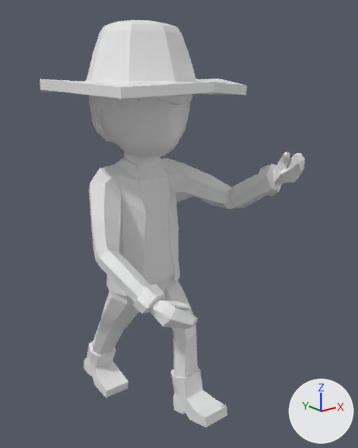
Two versions of the FBX model OutofLight/Assets/Graphics/PlayerCharacter/Dave.fbx, one commit apart.
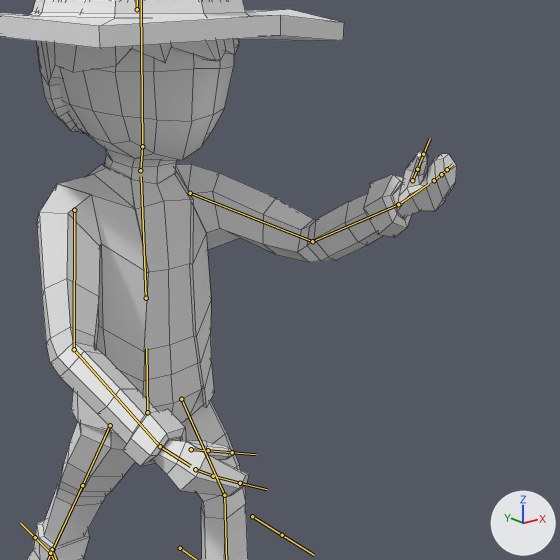
Each version appears first whole from a 50 mm camera at (-0.999, -1.484, 1.32) aimed at (0.068, -0.15, 0.787), and next in a close-up on the part from 19% to 100% of the width and 16% to 81% of the height. The axes (+X, +Y, +Z) are drawn at lower right. The lights are the same throughout. Both versions are drawn at frame 20 of the action 'Armature|Walk'; the numbers are the values there. The bones that bend it are drawn over the model as lines in the close-ups. The close-ups show mesh edges as thin lines.

The first close-up shows 'Character'.
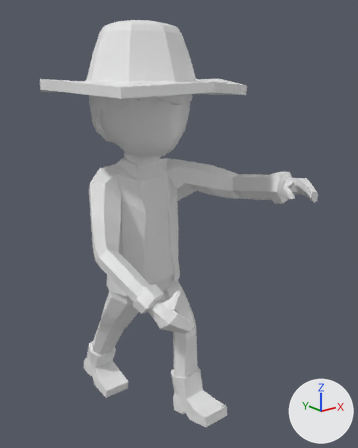
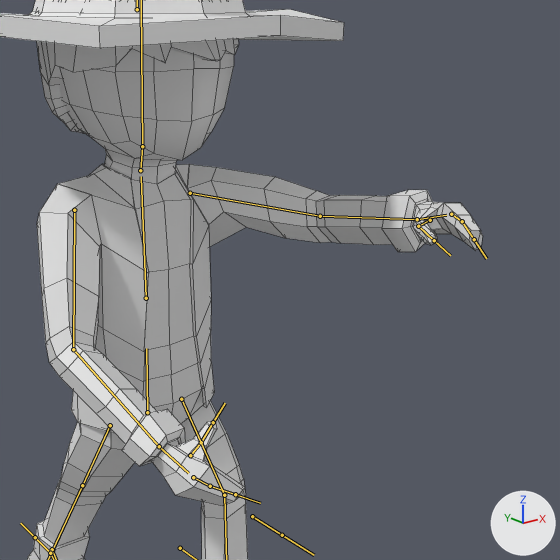
Where the change shows, as pixel boxes [x1, y1, x2, y2] in the close-ups (560 x 560 px):
'Character', posed: before [0, 0, 457, 560]; after [0, 0, 483, 560]
bone 'Upper Arm.L', root to tip: before (190, 193) to (312, 241); after (190, 193) to (320, 216)
bone 'Lower Arm.L', root to tip: before (312, 241) to (398, 204); after (320, 216) to (417, 219)
bone 'Hand.L', root to tip: before (398, 204) to (428, 184); after (417, 219) to (446, 215)
bone 'Thumb01.L', root to tip: before (412, 180) to (417, 169); after (430, 220) to (418, 226)
bone 'Thumb02.L', root to tip: before (417, 169) to (423, 154); after (418, 226) to (434, 240)
bone 'Hand.R', root to tip: before (160, 446) to (190, 466); after (159, 446) to (188, 473)
bone 'Thumb01.R', root to tip: before (191, 449) to (208, 450); after (190, 455) to (201, 442)

The change, as a list of edits to the scene's bpy script:
```text
Change bone_upper_arm_l:
    where bone_upper_arm_l = bpy.data.objects['Armature'].pose.bones['Upper Arm.L']  # child of 'Chest'
    bone_upper_arm_l.rotation_quaternion: (0.849, 0.251, 0.296, -0.358) -> (0.836, 0.246, 0.101, -0.479)  # degrees (17, 43, -39) -> degrees (20, 24, -55)
Change bone_lower_arm_l:
    where bone_lower_arm_l = bpy.data.objects['Armature'].pose.bones['Lower Arm.L']  # child of 'Upper Arm.L'
    bone_lower_arm_l.rotation_quaternion: (0.788, 0.446, -0.348, -0.243) -> (0.973, 0.145, -0.036, -0.173)  # degrees (68, -19, -47) -> degrees (17, -1, -20)
Change bone_hand_l:
    where bone_hand_l = bpy.data.objects['Armature'].pose.bones['Hand.L']  # child of 'Lower Arm.L'
    bone_hand_l.rotation_quaternion: (0.951, 0.047, -0.293, 0.082) -> (1.0, 0.0, 0.0, 0.0)  # degrees (3, -34, 9) -> degrees (0, 0, 0)
Change bone_thumb01_l:
    where bone_thumb01_l = bpy.data.objects['Armature'].pose.bones['Thumb01.L']  # child of 'Hand.L'
    bone_thumb01_l.rotation_quaternion: (0.81, -0.28, -0.209, 0.472) -> (1.0, 0.0, 0.0, 0.0)  # degrees (-41, -4, 62) -> degrees (0, 0, 0)
Change bone_thumb02_l:
    where bone_thumb02_l = bpy.data.objects['Armature'].pose.bones['Thumb02.L']  # child of 'Thumb01.L'
    bone_thumb02_l.rotation_quaternion: (0.987, -0.102, -0.1, 0.07) -> (0.61, -0.616, -0.356, 0.35)  # degrees (-13, -11, 9) -> degrees (-91, 0, 60)
Change bone_hand_r:
    where bone_hand_r = bpy.data.objects['Armature'].pose.bones['Hand.R']  # child of 'Lower Arm.R'
    bone_hand_r.rotation_quaternion: (0.996, 0.07, -0.001, 0.063) -> (1.0, 0.0, 0.0, 0.0)  # degrees (8, -1, 7) -> degrees (0, 0, 0)
Change bone_thumb01_r:
    where bone_thumb01_r = bpy.data.objects['Armature'].pose.bones['Thumb01.R']  # child of 'Hand.R'
    bone_thumb01_r.rotation_quaternion: (0.845, -0.508, -0.139, -0.092) -> (1.0, 0.0, 0.0, 0.0)  # degrees (-62, -19, -1) -> degrees (0, 0, 0)
```
